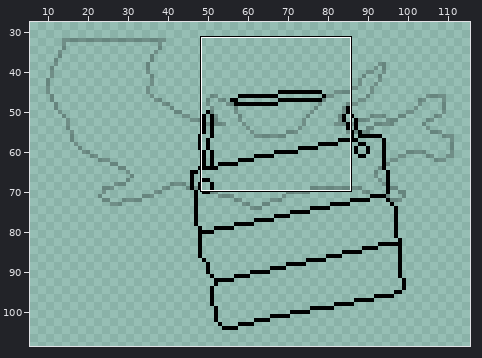
Pixel-art file -- OpenGL/Content/images/ui_0.aseprite. The first picture is a wide view before the edit; the outline marks the close-up.
Close-up. Old version:
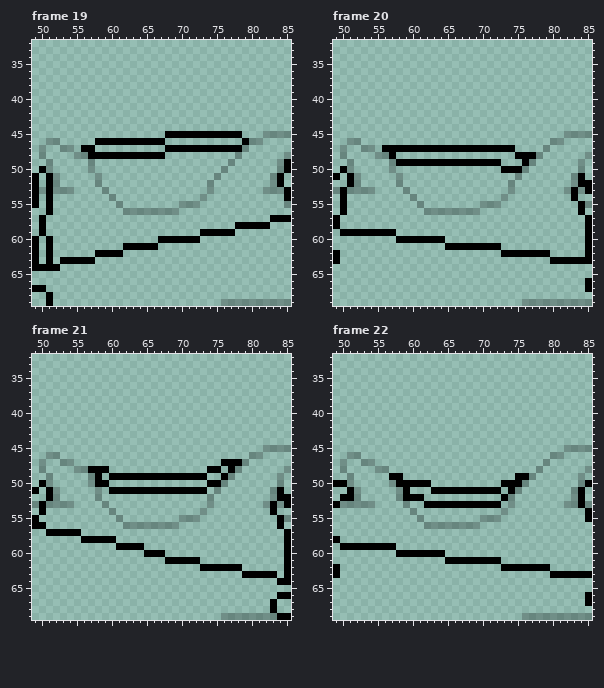
160x128 pixels, 26 frames. Shown: frame 19: x 49..85, y 32..69; frame 20: x 49..85, y 32..69; frame 21: x 49..85, y 32..69; frame 22: x 49..85, y 32..69. The wide view leaves out empty margins. The commit also changed other frames or places, which this record leaves out.
The same view after the edit:
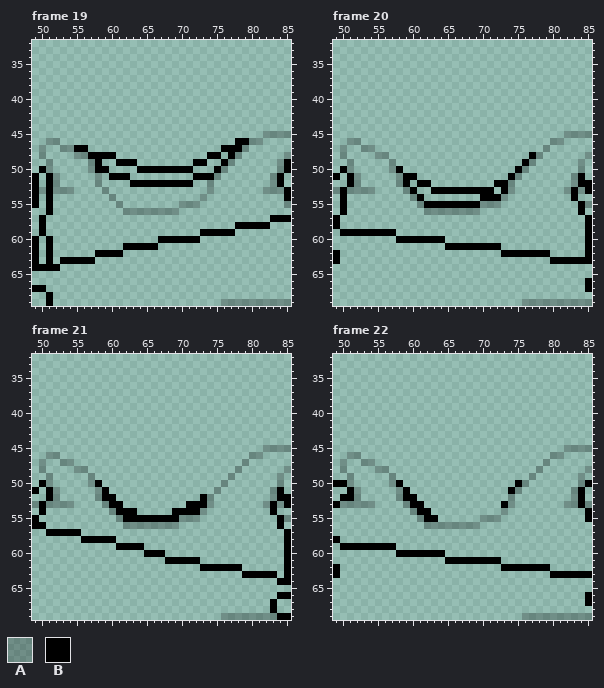
Palette (. is transparent): A #00000040  B #000000
Message: Made some alterations to the line art.
Changes in this commit:
--- frame 19, layer "Layer 8"
@@ x 49..85 @@
 44 .....................................
-45 ...................BBBBBBBBBBB...AAAA
-46 ..AA.....BBBBBBBBBB...........BAA....
-47 .A..AA.BB..........BBBBBBBBBBBA......
-48 .A....AABBBBBBBBBBB..........A......A
-49 ..A.....A...................A......AB
-50 .BA.....A..................A.......AB
-51 B.BA.....A................A.......AB.
-52 B.BA.....A...............A........AB.
+45 .................................AAAA
+46 ..AA.........................BBAA....
+47 .A..AABB...................BBBA......
+48 .A....AABBBB.............BB.BA......A
+49 ..A.....AB..BBB........BB..BA......AB
+50 .BA.....ABB....BBBBBBBB...BA.......AB
+51 B.BA.....A.BBB.........BBBA.......AB.
+52 B.BA.....A....BBBBBBBBB..A........AB.
 53 BABAAA....A..............A.......AAAB
--- frame 20, layer "Layer 8"
@@ x 54..78 @@
 46 .........................
-47 A.BBBBBBBBBBBBBBBBBBB....
-48 .AAB.................BBBA
-49 ...ABBBBBBBBBBBBBBB...BA.
-50 ...A...............BBBA..
-51 ....A................A...
-52 ....A...............A....
-53 A....A..............A....
-54 ......A............A.....
-55 .......A........AAA......
+47 A........................
+48 .AA....................BA
+49 ...A..................BA.
+50 ...AB................BA..
+51 ....ABB.............BA...
+52 ....AB.BB.........BBA....
+53 A....AB..BBBBBBBBB.BA....
+54 ......AB........BBBA.....
+55 .......ABBBBBBBBAAA......
 56 ........AAAAAAAA.........
--- frame 21, layer "Layer 8"
@@ x 49..85 @@
 46 ..AA...........................AA....
-47 .A..AA.....................BBBA......
-48 .A....AABBB..............BB.BA......A
-49 ..A.....AB.BBBBBBBBBBBBBB..BA......A.
-50 .BA.....ABB..............BBA.......A.
-51 B.BA.....A.BBBBBBBBBBBBBB.A.......AB.
-52 ..BA.....A...............A........ABB
-53 ABAAAA....A..............A.......ABAB
-54 .B.........A............A.........B..
-55 B...........A........AAA...........BA
+47 .A..AA........................A......
+48 .A....AA.....................A......A
+49 ..A.....A...................A......A.
+50 .BA.....AB.................A.......A.
+51 B.BA.....AB...............A.......AB.
+52 ..BA.....ABB............BA........ABB
+53 ABAAAA....ABB.........BBBA.......ABAB
+54 .B.........ABBB.....BBBBA.........B..
+55 B...........ABBBBBBBBAAA...........BA
 56 BB...........AAAAAAAA..............B.
--- frame 22, layer "Layer 8"
@@ x 55..78 @@
 48 AA.....................A
-49 ..BB................BBA.
-50 ..ABBBBB..........BBBA..
-51 ...AB...BBBBBBBBBB.BA...
-52 ...ABBB...........BA....
-53 ....A..BBBBBBBBBBB.A....
-54 .....A............A.....
-55 ......A........AAA......
+49 ..A...................A.
+50 ..AB................BA..
+51 ...AB..............BA...
+52 ...ABB.............A....
+53 ....ABB...........BA....
+54 .....ABB..........A.....
+55 ......ABB......AAA......
 56 .......AAAAAAAA.........
